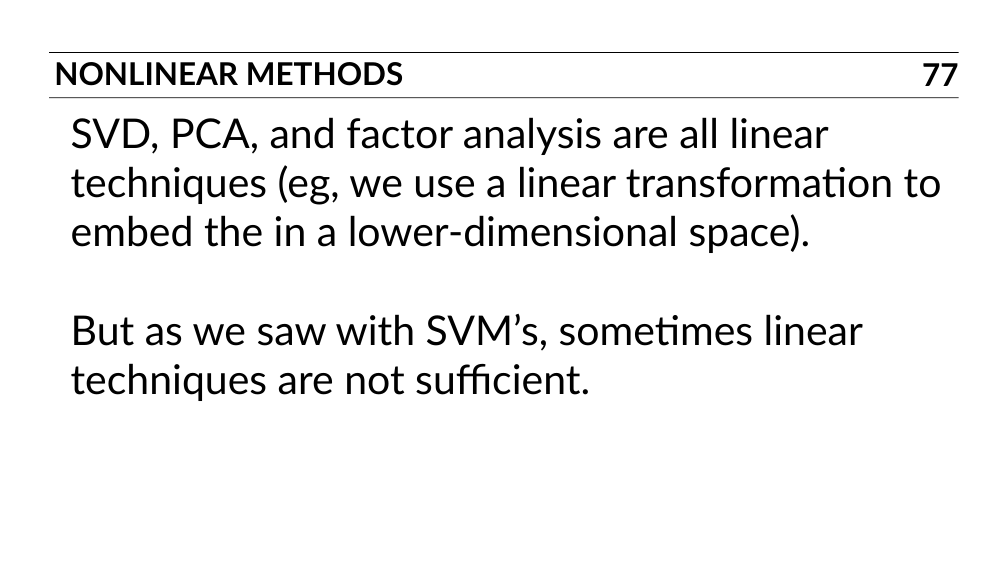
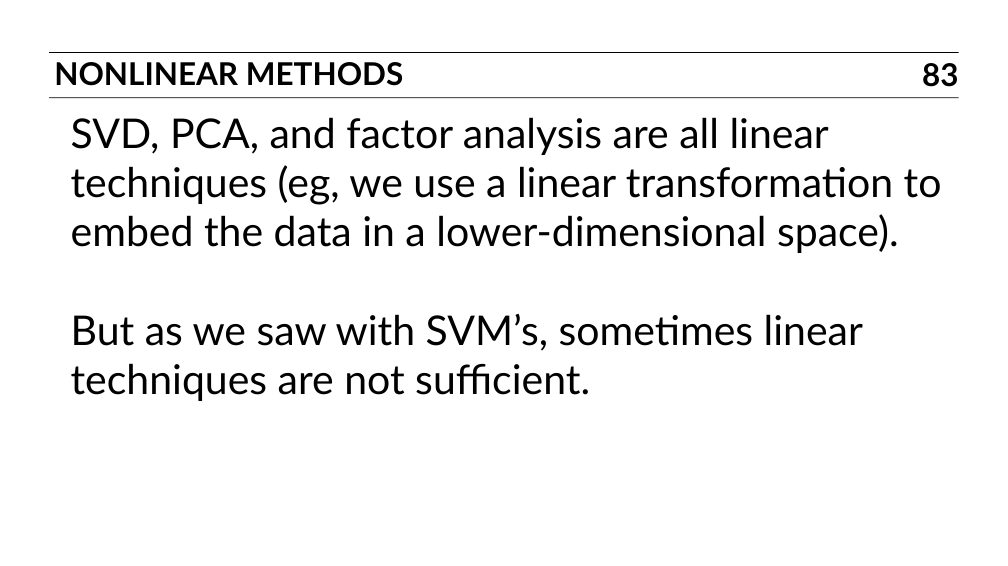
Before and after one commit to ajschumacher/gadsdc, a slide deck: slide 83 of 17-dim_reduc/slides.pptx (slide 77 before the commit). Drawn at 1008x566 pixels with LibreOffice and Linux fonts; fonts in the diff are those of the drawing. Boxes give left, top, right and bottom in pixels: in the first picture for what was removed or moved away, otherwise in the second. Text is boxed around its words. In the diff, an @@ line names an element or a change of style, - is before the commit and + after.

```diff
--- a/17-dim_reduc/slides.pptx
+++ b/17-dim_reduc/slides.pptx
@@ page number at (922, 63, 958, 87): text changed @@
-77
+83
@@ text at (71, 117, 942, 253): text changed @@
-SVD, PCA, and factor analysis are all linear techniques (eg, we use a linear transformation to embed the in a lower-dimensional space).
+SVD, PCA, and factor analysis are all linear techniques (eg, we use a linear transformation to embed the data in a lower-dimensional space).
```
Also in this commit, not shown: 10 other slides changed, 10 slides added, 1 other file.
